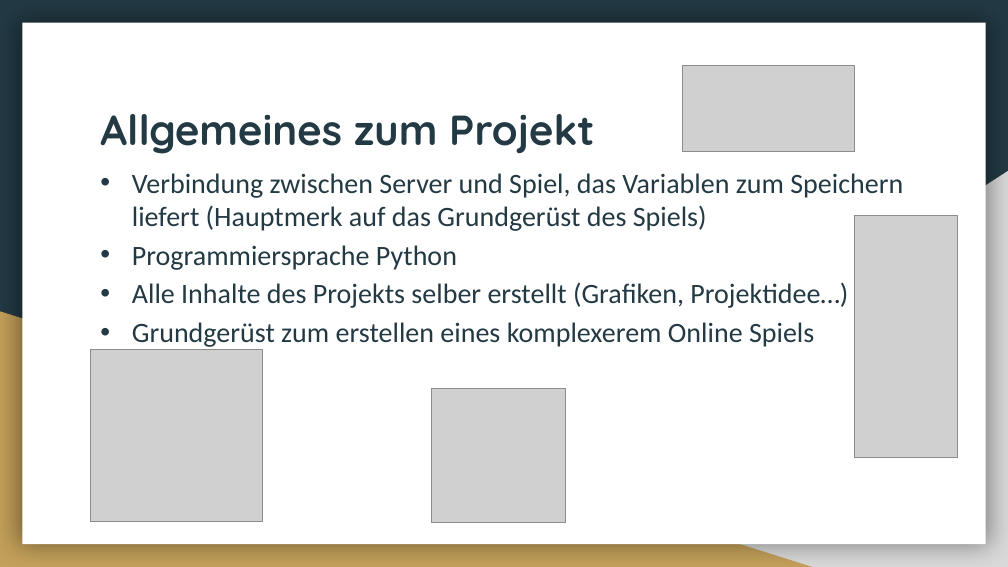
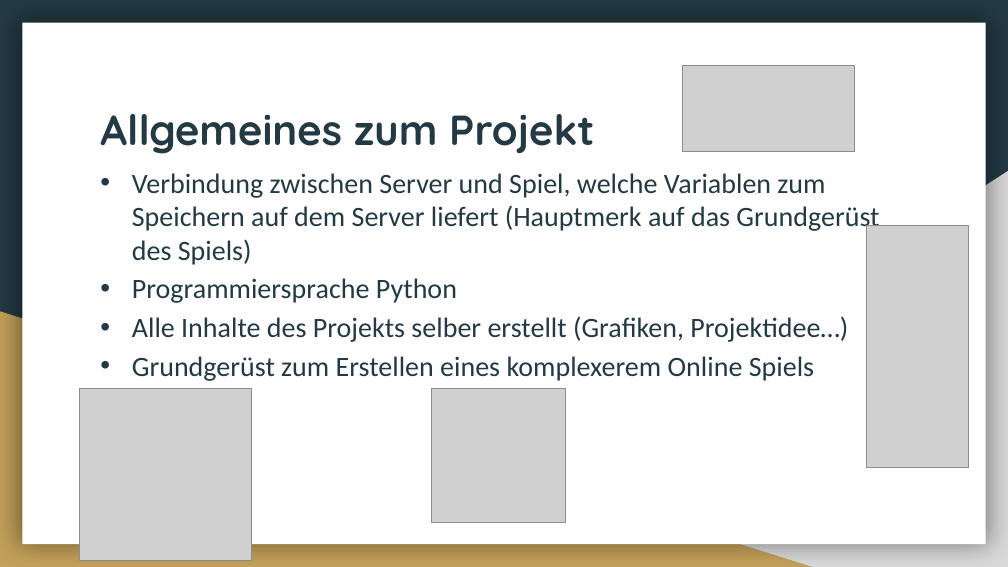
Before and after one commit to Lexa-Heda/TSA, a slide deck: slide 4 of TSA_Vortrag.pptx. Drawn at 1008x567 pixels with LibreOffice and Linux fonts; fonts in the diff are those of the drawing; grey boxes stand for pictures. Boxes give left, top, right and bottom in pixels: in the first picture for what was removed or moved away, otherwise in the second. Text is boxed around its words. In the diff, an @@ line names an element or a change of style, - is before the commit and + after.

```diff
--- a/TSA_Vortrag.pptx
+++ b/TSA_Vortrag.pptx
@@ text at bbox=[132, 173, 879, 265]: text changed @@
-• Verbindung zwischen Server und Spiel, das Variablen zum Speichern liefert (Hauptmerk auf das Grundgerüst des Spiels)
+• Verbindung zwischen Server und Spiel, welche Variablen zum Speichern auf dem Server liefert (Hauptmerk auf das Grundgerüst des Spiels)
@@ picture: place and size @@
-picture at bbox=[855, 216, 957, 458]
+picture at bbox=[867, 226, 969, 468]
@@ text at bbox=[132, 356, 814, 381]: text changed @@
-• Grundgerüst zum erstellen eines komplexerem Online Spiels
+• Grundgerüst zum Erstellen eines komplexerem Online Spiels
@@ picture: place and size @@
-picture at bbox=[91, 350, 263, 522]
+picture at bbox=[80, 388, 252, 560]
```
Also in this commit, not shown: 5 other slides changed, 1 slide added, 3 other files.
